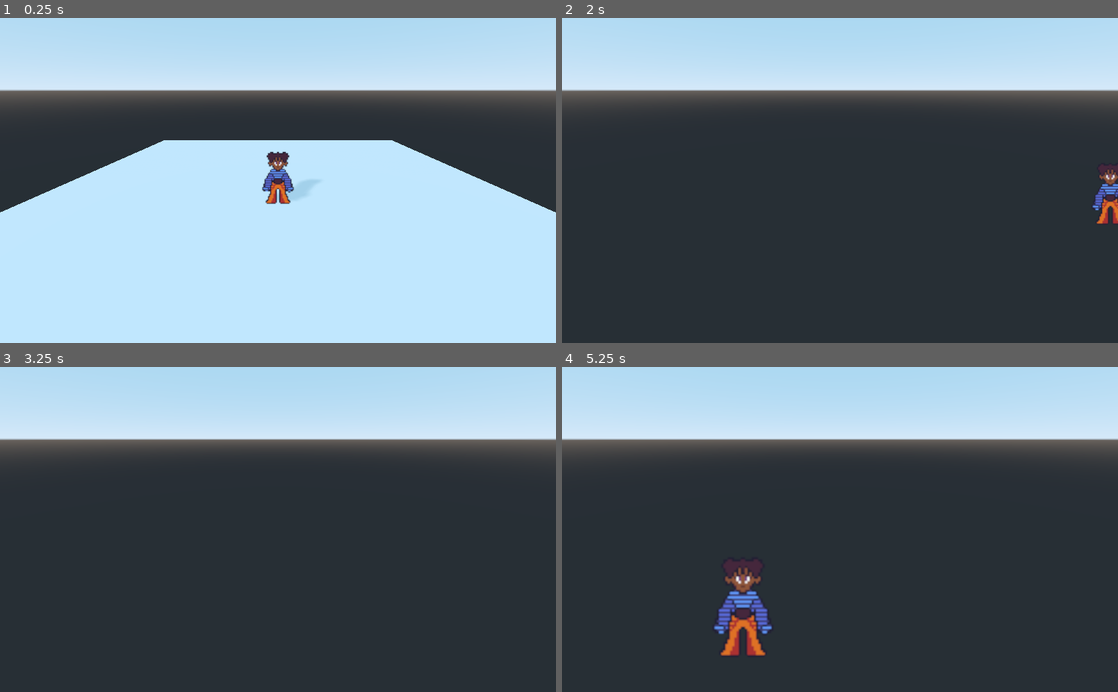
Above: before the commit, frames 1-4 (two rows, left to right).
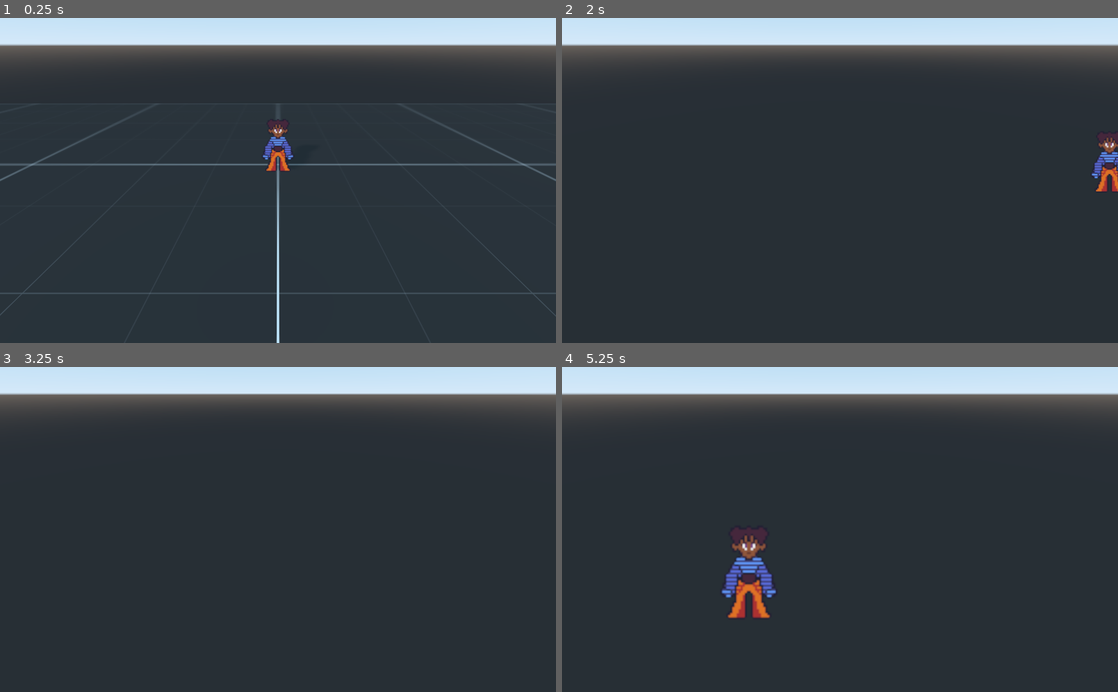
Above: after the commit, the same moments.

Repository: mozes-lol/dec-2022-chrono-arcana
Game: Godot game, scene res://2.5DMapPrototype.tscn
The game is run twice, just before and just after one commit, with the same random seed, the same clock (stepped at 60 frames per second) and the same inputs. This scene is started directly instead of the project's main scene.
Inputs (mouse positions are in pixels of both pictures, inside the frame that each line leads up to):
- Up to frame 1 (0.25 s): no input
- Up to frame 2 (2 s): move the mouse to (962, 164) at 0.52 s; hold D (move_right) 0.53-1.28 s; hold Shift (shift) 0.53-1.28 s; move the mouse to (728, 196) at 1.27 s; hold S (move_down) from 1.28 s (still down); tap Space (space) at 1.35 s
- Up to frame 3 (3.25 s): move the mouse to (333, 458) at 2.02 s; release S (move_down) at 2.03 s; hold D (move_right) 2.03-2.78 s; hold Shift (shift) 2.03-2.78 s; tap Enter at 2.75 s; move the mouse to (250, 594) at 2.77 s; hold W (move_up) from 2.78 s (still down); tap Space (space) at 2.85 s
- Up to frame 4 (5.25 s): move the mouse to (1006, 578) at 3.52 s; release W (move_up) at 3.53 s; hold Shift (shift) 3.53-4.28 s; hold A (move_left) 3.53-5.03 s; tap Space (space) at 4.25, 4.35 s; move the mouse to (673, 480) at 4.27 s; move the mouse to (867, 529) at 5.02 s; hold S (move_down) from 5.03 s (still down); hold Shift (shift) from 5.03 s (still down)

The runs differ from the first frame. In frame 1, 78% of the frame differs, in the area x 0-100%, y 2-100%; in frame 2, 23%; in frame 3, 22%; in frame 4, 25%.
Error in both runs: Invalid set index 'disabled' (on base: 'null instance') with value of type 'bool'. (res://2.5DPlayerTest.gd:221)

Commit message:
Pitch Camera Angle Downward

Diff:
--- a/2.5DMapPrototype.tscn
+++ b/2.5DMapPrototype.tscn
@@ -1,22 +1,27 @@
-[gd_scene load_steps=4 format=2]
+[gd_scene load_steps=6 format=2]
 
 [ext_resource path="res://2.5DPlayerTest.tscn" type="PackedScene" id=1]
 [ext_resource path="res://25DCamera.gd" type="Script" id=2]
+[ext_resource path="res://Textures/PrototypeBlack.png" type="Texture" id=3]
 
 [sub_resource type="PlaneMesh" id=1]
+
+[sub_resource type="SpatialMaterial" id=2]
+albedo_texture = ExtResource( 3 )
+uv1_scale = Vector3( 5, 1, 1 )
 
 [node name="Map_Prototype" type="Spatial"]
 
 [node name="MeshInstance" type="MeshInstance" parent="."]
-transform = Transform( 10, 0, 0, 0, 1, 0, 0, 0, 10, 0, 0, 0 )
+transform = Transform( 50, 0, 0, 0, 1, 0, 0, 0, 10, 0, 0, 0 )
 mesh = SubResource( 1 )
-material/0 = null
+material/0 = SubResource( 2 )
 
 [node name="25DPlayerTest" parent="." instance=ExtResource( 1 )]
 transform = Transform( 1, 0, 0, 0, 1, 0, 0, 0, 1, 0, 1, 0 )
 
 [node name="Camera" type="Camera" parent="."]
-transform = Transform( -1, -3.69464e-08, 7.9232e-08, 0, 0.906308, 0.422618, -8.74228e-08, 0.422618, -0.906308, 0, 3.992, -6.038 )
+transform = Transform( -1, 5.01437e-08, -7.16125e-08, 0, 0.819152, 0.573577, 8.74228e-08, 0.573577, -0.819152, 0, 3.992, -6.038 )
 fov = 80.0
 script = ExtResource( 2 )
 cameraManualOffset = Vector3( 0, -2, -1 )
--- a/2.5DPlayerTest.tscn
+++ b/2.5DPlayerTest.tscn
@@ -11,10 +11,11 @@
 script = ExtResource( 2 )
 
 [node name="Sprite3D" type="Sprite3D" parent="."]
-transform = Transform( 4.38374, 0.00715421, -0.000556949, -0.00751504, 3.97138, -0.423418, -0.00081726, 1.85616, 0.905934, 0, -0.0819291, 0 )
+transform = Transform( 4.38375, 0, 0, 0, 3.59096, -0.573576, 0, 2.51441, 0.819152, 0, -0.154142, 0 )
 use_in_baked_light = true
 alpha_cut = 2
 texture = ExtResource( 1 )
 
 [node name="CollisionShape" type="CollisionShape" parent="."]
+transform = Transform( 1, 0, 0, 0, 1, 0, 0, 0, 1.18228, 0, 0, 0 )
 shape = SubResource( 1 )
Renamed: Textures/texture_01.png -> Textures/PrototypeBlack.png
Not shown, added: Textures/PrototypeBlack.png.import
Not shown, removed: Textures/texture_01.png.import
